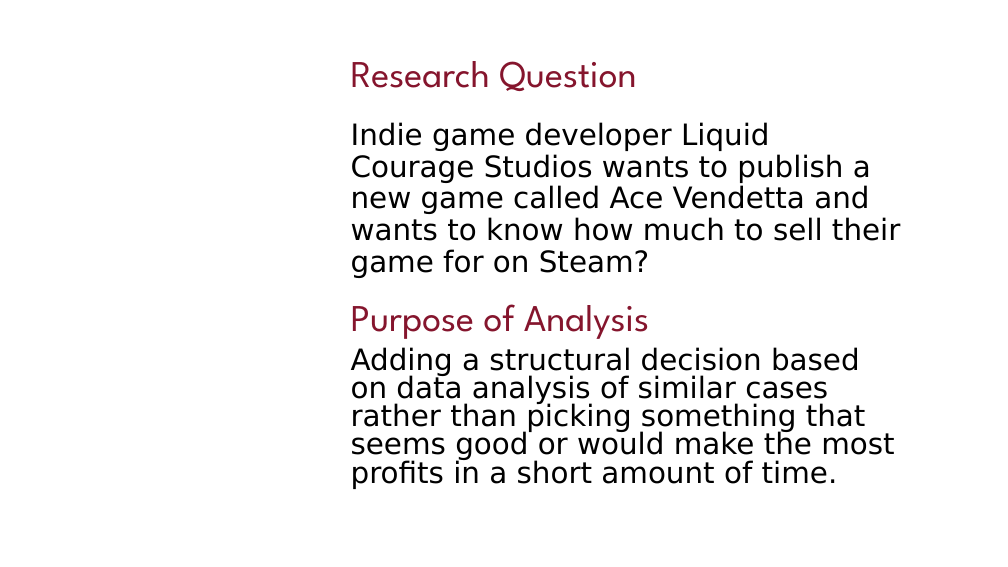
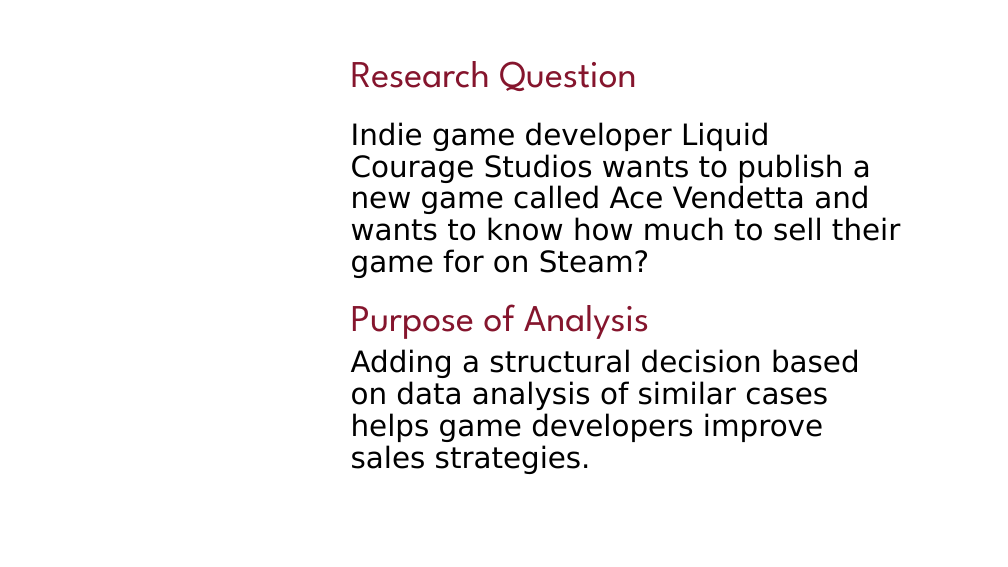
Before and after one commit to hypothetical-lemon/COMP4448, a slide deck: slide 2 of Steam_Final_Project.pptx. Drawn at 1008x567 pixels with LibreOffice and Linux fonts; fonts in the diff are those of the drawing; background and template pictures are left out. Boxes give left, top, right and bottom in pixels: in the first picture for what was removed or moved away, otherwise in the second. Text is boxed around its words. In the diff, an @@ line names an element or a change of style, - is before the commit and + after.

```diff
--- a/Steam_Final_Project.pptx
+++ b/Steam_Final_Project.pptx
@@ text at [351, 349, 860, 474]: text changed @@
-Adding a structural decision based on data analysis of similar cases rather than picking something that seems good or would make the most profits in a short amount of time.
+Adding a structural decision based on data analysis of similar cases helps game developers improve sales strategies.
```
Also in this commit, not shown: 1 other file.
